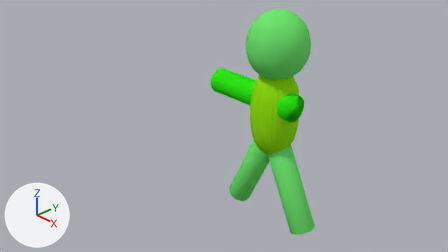
Renders of the Blender file blender/zombie1.blend from each side of a commit.
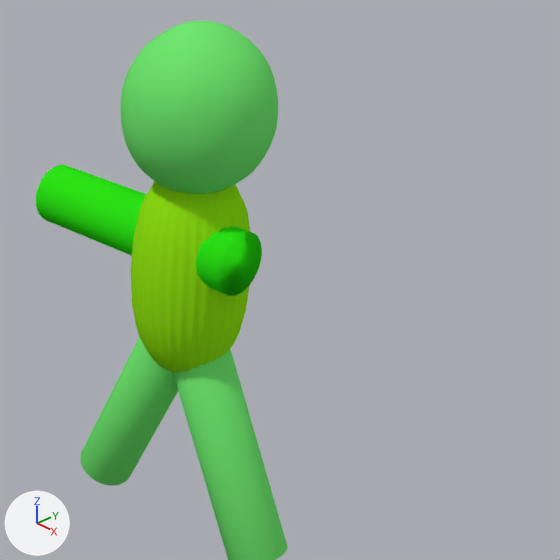
Each version is shown from the file's camera 'Camera', then close up on the part from 44% to 95% of the width and 0% to 92% of the height. Every picture has the same lights, and +X, +Y and +Z are marked at lower left.
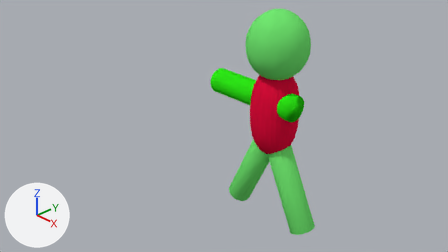
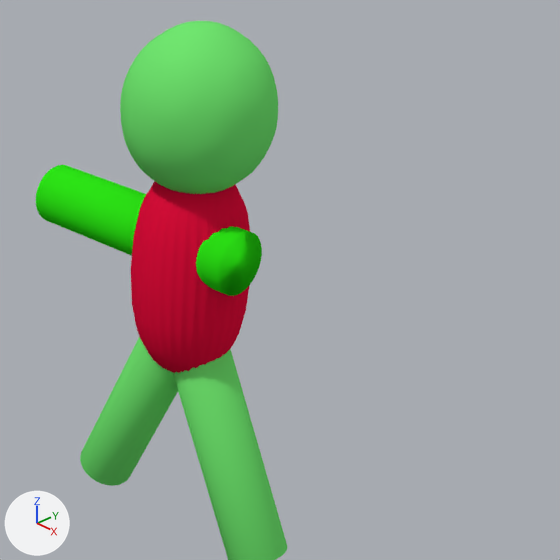
The newer file is also turned or shifted as a whole; pictures and numbers use the older file's frame.

Scene script edits in JSON lines:
```json
{"op": "set", "path": "mat_material_002.base_color", "old": "(0.296, 0.8, 0.00886)", "new": "(0.8, 0.00541, 0.0467)", "note": "green #94e718 -> red #e7113d"}
```

Location of each change, (x1, y1, x2, y2) in pixels of the close-ups (560 x 560 px):
```json
{"object": "Cylinder", "change": "recoloured", "before": [131, 181, 250, 373], "after": [131, 181, 250, 373], "on screen": "green to red"}
```
